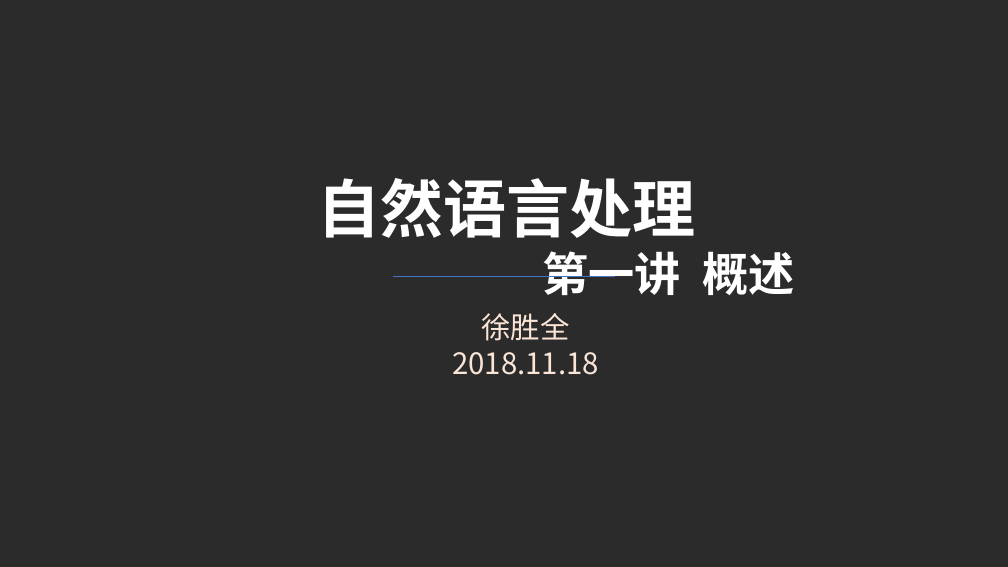
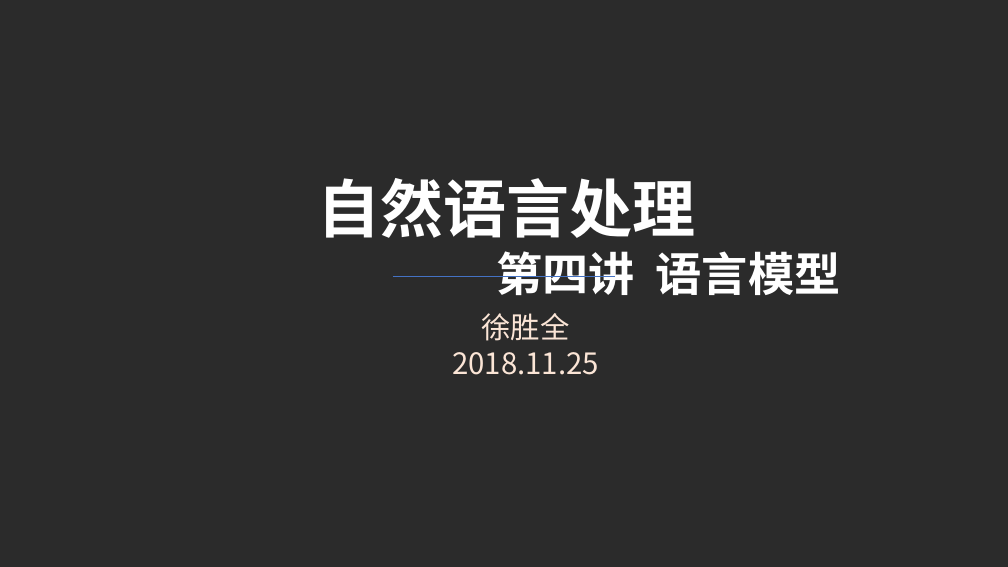
Before and after one commit to charlesXu86/Chatbot_CN, a slide deck: slide 1 of Chatbot_Doc/课程/NLP-4-语言模型.pptx. Drawn at 1008x567 pixels with LibreOffice and Linux fonts; fonts in the diff are those of the drawing; background and template pictures are left out; a plain dark background stands for a picture behind light text. Boxes give left, top, right and bottom in pixels: in the first picture for what was removed or moved away, otherwise in the second. Text is boxed around its words. In the diff, an @@ line names an element or a change of style, - is before the commit and + after.

```diff
--- a/Chatbot_Doc/课程/NLP-4-语言模型.pptx
+++ b/Chatbot_Doc/课程/NLP-4-语言模型.pptx
@@ text at bbox=[496, 251, 841, 295]: text changed @@
-第一讲 概述
+第四讲 语言模型
@@ text at bbox=[452, 352, 599, 375]: text changed @@
-2018.11.18
+2018.11.25
```
Also in this commit, not shown: 4 other slides changed, 6 slides added, 21 slides removed, 1 other file.
